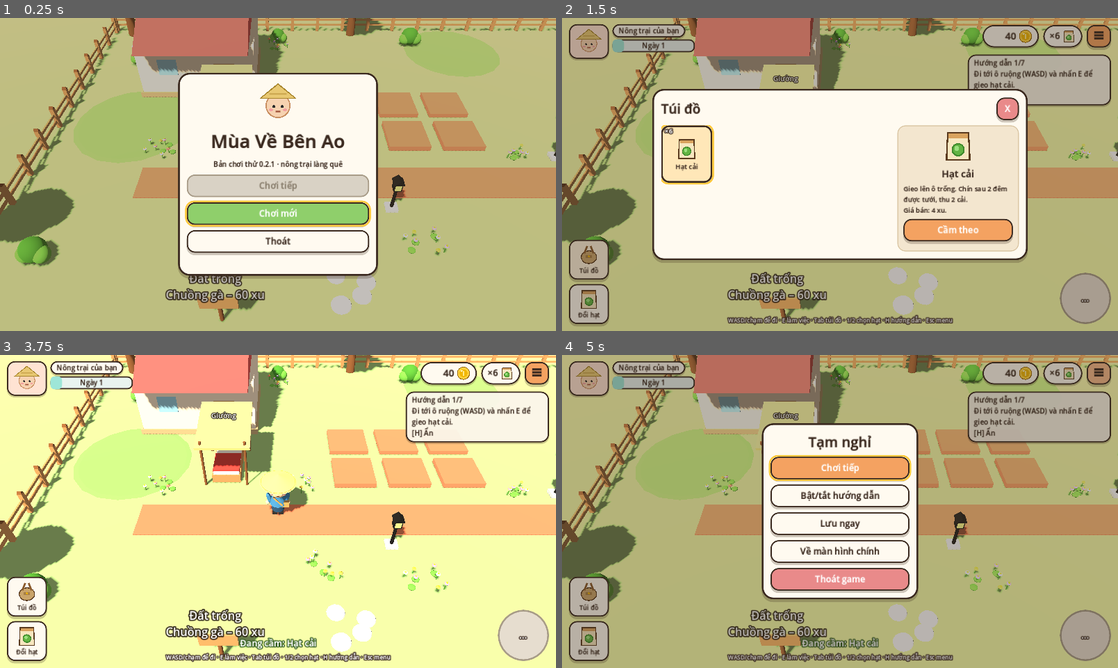
Above: before the commit, frames 1-4 (two rows, left to right).
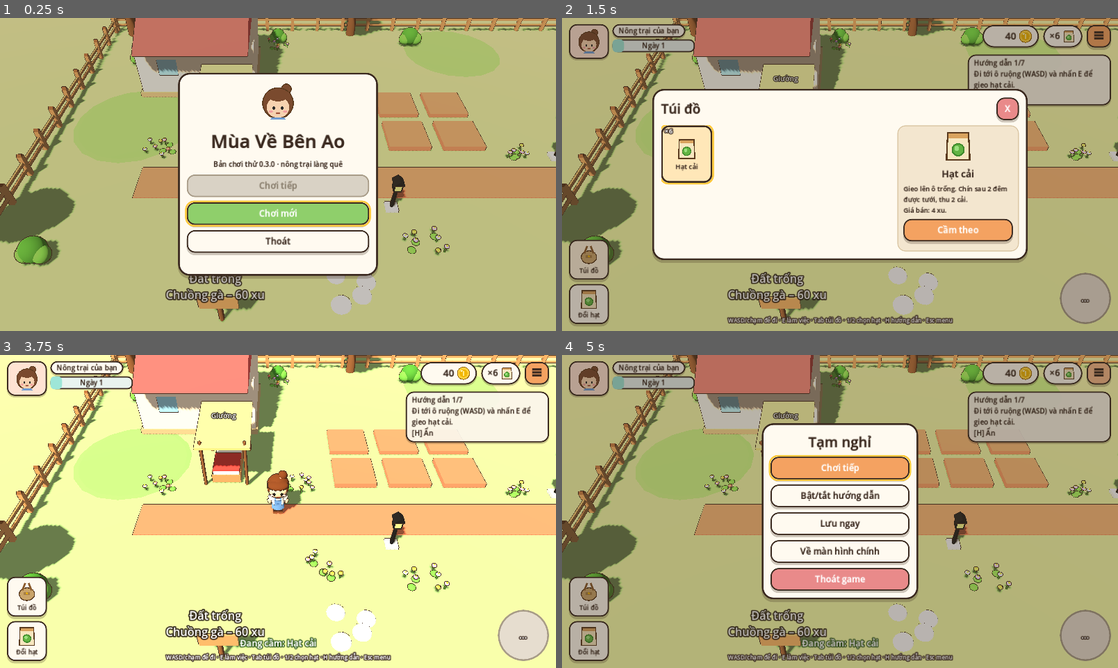
Above: after the commit, the same moments.

Repository: TrungHieu580/nong-trai-vui-ve
Game: Godot game, scene res://scenes/main.tscn
Two runs of this game, one before a commit and one after it. Both use one fixed random seed, a clock stepped at 60 frames per second and the inputs below.
Inputs (mouse positions are in pixels of both pictures, inside the frame that each line leads up to):
- Up to frame 1 (0.25 s): no input
- Up to frame 2 (1.5 s): click "Chơi mới" at 0.5 s; click (589, 259) at 1.25 s
- Up to frame 3 (3.75 s): click (27, 639) at 2 s; click "×6" at 2.75 s; click "Cầm theo" at 3.5 s
- Up to frame 4 (5 s): click (1101, 373) at 4.25 s

The runs differ from the first frame. In frame 1, 1.8% of the frame differs, in the area x 0-100%, y 0-97%; in frame 2, 1.2%; in frame 3, 2.5%; in frame 4, 1.5%.

Commit message:
Nhân vật chibi tóc búi quần yếm, viền mực kiểu tranh vẽ cho mọi vật thể

Diff:
--- a/MuaVeBenAo/scripts/main.gd
+++ b/MuaVeBenAo/scripts/main.gd
@@ -321,6 +321,7 @@
 		var soil_mat := StandardMaterial3D.new()
 		soil_mat.albedo_color = Art.SOIL_DRY
 		soil_mat.roughness = 1.0
+		soil_mat.next_pass = Art.outline_mat()
 		var soil_mesh := BoxMesh.new()
 		soil_mesh.size = Vector3(1.6, 0.2, 1.6)
 		var soil := MeshInstance3D.new()
--- a/MuaVeBenAo/scripts/sim/game_data.gd
+++ b/MuaVeBenAo/scripts/sim/game_data.gd
@@ -2,7 +2,7 @@
 ## Dữ liệu cấu hình: vật phẩm, cây trồng, vật nuôi, ao, công trình, hướng dẫn.
 ## Cân bằng game bằng cách sửa số ở đây – không cần đụng vào logic.
 
-const GAME_VERSION := "0.2.1"
+const GAME_VERSION := "0.3.0"
 const SCHEMA_VERSION := 1
 const START_COINS := 40
 const START_INVENTORY := {"seed_leafy_greens": 6}
--- a/MuaVeBenAo/scripts/ui/item_icon.gd
+++ b/MuaVeBenAo/scripts/ui/item_icon.gd
@@ -203,16 +203,24 @@
 
 
 func _farmer() -> void:
-	_circle(0.5, 0.58, 0.3, Color("c98f62"))
-	_circle(0.5, 0.58, 0.27, Color("f6d2b0"))
-	_circle(0.4, 0.6, 0.035, Color("2b2b2b"))
-	_circle(0.6, 0.6, 0.035, Color("2b2b2b"))
-	_ellipse(0.33, 0.68, 0.05, 0.03, Color("f2a0a0"))
-	_ellipse(0.67, 0.68, 0.05, 0.03, Color("f2a0a0"))
-	_line(0.45, 0.72, 0.55, 0.72, Color("a0523a"), 0.025)
-	_poly([Vector2(0.5, 0.04), Vector2(0.96, 0.42), Vector2(0.04, 0.42)], Color("a8862e"))
-	_poly([Vector2(0.5, 0.08), Vector2(0.9, 0.4), Vector2(0.1, 0.4)], Color("e8c872"))
-	_line(0.3, 0.3, 0.7, 0.3, Color("caa54e"), 0.02)
+	var hair := Color("7a4a2e")
+	# Búi tóc + phần tóc sau
+	_circle(0.7, 0.18, 0.13, OUT)
+	_circle(0.7, 0.18, 0.105, hair)
+	_circle(0.5, 0.52, 0.38, OUT)
+	_circle(0.5, 0.52, 0.355, hair)
+	# Mặt
+	_ellipse(0.5, 0.62, 0.27, 0.25, Color("f6d2b0"))
+	# Mái tóc
+	_ellipse(0.4, 0.36, 0.2, 0.1, hair, 0.35)
+	_ellipse(0.6, 0.36, 0.2, 0.1, hair, -0.35)
+	_ellipse(0.4, 0.64, 0.03, 0.045, Color("2b2b2b"))
+	_ellipse(0.6, 0.64, 0.03, 0.045, Color("2b2b2b"))
+	_ellipse(0.33, 0.72, 0.05, 0.03, Color("f2a0a0"))
+	_ellipse(0.67, 0.72, 0.05, 0.03, Color("f2a0a0"))
+	_line(0.46, 0.76, 0.54, 0.76, Color("a0523a"), 0.025)
+	# Cổ áo yếm
+	_poly([Vector2(0.3, 0.92), Vector2(0.7, 0.92), Vector2(0.64, 0.86), Vector2(0.36, 0.86)], Color("6f9bd1"))
 
 
 func _coop() -> void:
--- a/MuaVeBenAo/scripts/world/art.gd
+++ b/MuaVeBenAo/scripts/world/art.gd
@@ -33,7 +33,24 @@
 const COLOR_READY := Color("ffd23f")
 const COLOR_INFO := Color("ffffff")
 
+const SHIRT_WHITE := Color("fbf6ee")
+const OVERALL := Color("6f9bd1")
+const HAIR := Color("7a4a2e")
+
 static var _mats := {}
+static var _outline: StandardMaterial3D
+
+
+## Viền mực kiểu tranh vẽ: vẽ lại mặt sau phình ra một chút, màu nâu đậm.
+static func outline_mat() -> StandardMaterial3D:
+	if _outline == null:
+		_outline = StandardMaterial3D.new()
+		_outline.shading_mode = BaseMaterial3D.SHADING_MODE_UNSHADED
+		_outline.albedo_color = Color("3b2a20")
+		_outline.cull_mode = BaseMaterial3D.CULL_FRONT
+		_outline.grow = true
+		_outline.grow_amount = 0.018
+	return _outline
 
 
 static func mat(c: Color) -> StandardMaterial3D:
@@ -43,6 +60,7 @@
 		m.albedo_color = c
 		m.roughness = 1.0
 		m.metallic_specular = 0.15
+		m.next_pass = outline_mat()
 		_mats[key] = m
 	return _mats[key]
 
@@ -110,30 +128,42 @@
 
 # ================= Nhân vật =================
 
-## Mặt nhân vật hướng về +Z.
+## Nhân vật chibi: đầu to, tóc nâu búi, áo trắng, quần yếm xanh. Mặt hướng về +Z.
 static func build_farmer() -> Node3D:
 	var r := Node3D.new()
-	r.add_child(box(Vector3(0.17, 0.2, 0.26), BOOT, Vector3(-0.12, 0.1, 0.03)))
-	r.add_child(box(Vector3(0.17, 0.2, 0.26), BOOT, Vector3(0.12, 0.1, 0.03)))
-	r.add_child(cyl(0.2, 0.23, 0.3, PANTS, Vector3(0, 0.34, 0)))
-	r.add_child(cyl(0.21, 0.29, 0.42, SHIRT, Vector3(0, 0.68, 0)))
-	r.add_child(capsule(0.08, 0.42, SHIRT, Vector3(-0.31, 0.7, 0), Vector3(0, 0, 14)))
-	r.add_child(capsule(0.08, 0.42, SHIRT, Vector3(0.31, 0.7, 0), Vector3(0, 0, -14)))
-	r.add_child(sphere(0.08, SKIN, Vector3(-0.36, 0.48, 0)))
-	r.add_child(sphere(0.08, SKIN, Vector3(0.36, 0.48, 0)))
-	# Túi vải đeo chéo
-	r.add_child(box(Vector3(0.05, 0.5, 0.04), BAG, Vector3(0, 0.72, 0.24), Vector3(0, 0, 40)))
-	r.add_child(box(Vector3(0.26, 0.24, 0.12), BAG, Vector3(0.27, 0.52, 0.12)))
+	# Ủng nâu
+	r.add_child(box(Vector3(0.16, 0.14, 0.24), Color("8d5a3b"), Vector3(-0.1, 0.07, 0.03)))
+	r.add_child(box(Vector3(0.16, 0.14, 0.24), Color("8d5a3b"), Vector3(0.1, 0.07, 0.03)))
+	# Chân + quần yếm
+	r.add_child(cyl(0.07, 0.07, 0.2, OVERALL, Vector3(-0.1, 0.22, 0)))
+	r.add_child(cyl(0.07, 0.07, 0.2, OVERALL, Vector3(0.1, 0.22, 0)))
+	r.add_child(cyl(0.2, 0.24, 0.24, OVERALL, Vector3(0, 0.42, 0)))
+	# Áo trắng + yếm phía trước + quai đeo
+	r.add_child(cyl(0.19, 0.22, 0.3, SHIRT_WHITE, Vector3(0, 0.66, 0)))
+	r.add_child(box(Vector3(0.24, 0.22, 0.06), OVERALL, Vector3(0, 0.62, 0.19)))
+	r.add_child(box(Vector3(0.05, 0.24, 0.04), OVERALL, Vector3(-0.1, 0.72, 0.18), Vector3(-10, 0, 0)))
+	r.add_child(box(Vector3(0.05, 0.24, 0.04), OVERALL, Vector3(0.1, 0.72, 0.18), Vector3(-10, 0, 0)))
+	r.add_child(box(Vector3(0.09, 0.07, 0.02), Color("5a82b8"), Vector3(0, 0.6, 0.225)))
+	# Tay: tay áo ngắn trắng + bàn tay
+	r.add_child(capsule(0.075, 0.24, SHIRT_WHITE, Vector3(-0.25, 0.7, 0), Vector3(0, 0, 18)))
+	r.add_child(capsule(0.075, 0.24, SHIRT_WHITE, Vector3(0.25, 0.7, 0), Vector3(0, 0, -18)))
+	r.add_child(capsule(0.06, 0.2, SKIN, Vector3(-0.3, 0.55, 0), Vector3(0, 0, 10)))
+	r.add_child(capsule(0.06, 0.2, SKIN, Vector3(0.3, 0.55, 0), Vector3(0, 0, -10)))
 	# Đầu to
 	r.add_child(sphere(0.36, SKIN, Vector3(0, 1.17, 0)))
-	r.add_child(sphere(0.055, DARK, Vector3(-0.13, 1.2, 0.31)))
-	r.add_child(sphere(0.055, DARK, Vector3(0.13, 1.2, 0.31)))
-	r.add_child(sphere(0.06, PINK, Vector3(-0.21, 1.09, 0.27), Vector3(1, 0.6, 0.5)))
-	r.add_child(sphere(0.06, PINK, Vector3(0.21, 1.09, 0.27), Vector3(1, 0.6, 0.5)))
-	r.add_child(box(Vector3(0.1, 0.025, 0.02), Color("a0523a"), Vector3(0, 1.06, 0.345)))
-	# Nón lá
-	r.add_child(cyl(0.02, 0.64, 0.34, STRAW, Vector3(0, 1.58, 0)))
-	r.add_child(cyl(0.6, 0.6, 0.02, Color("d9b45a"), Vector3(0, 1.43, 0)))
+	# Tóc: phần sau đầu, mái phía trước, búi tóc
+	r.add_child(sphere(0.38, HAIR, Vector3(0, 1.22, -0.08)))
+	r.add_child(sphere(0.24, HAIR, Vector3(0, 1.4, 0.15), Vector3(1.45, 0.55, 1.0)))
+	r.add_child(sphere(0.12, HAIR, Vector3(-0.27, 1.22, 0.12), Vector3(0.7, 1.2, 0.8)))
+	r.add_child(sphere(0.12, HAIR, Vector3(0.27, 1.22, 0.12), Vector3(0.7, 1.2, 0.8)))
+	r.add_child(sphere(0.15, HAIR, Vector3(0.16, 1.6, -0.14)))
+	r.add_child(sphere(0.05, Color("f28b82"), Vector3(0.08, 1.56, -0.03)))
+	# Mặt
+	r.add_child(sphere(0.045, DARK, Vector3(-0.12, 1.16, 0.33), Vector3(1, 1.3, 0.6)))
+	r.add_child(sphere(0.045, DARK, Vector3(0.12, 1.16, 0.33), Vector3(1, 1.3, 0.6)))
+	r.add_child(sphere(0.06, PINK, Vector3(-0.2, 1.06, 0.28), Vector3(1.2, 0.6, 0.5)))
+	r.add_child(sphere(0.06, PINK, Vector3(0.2, 1.06, 0.28), Vector3(1.2, 0.6, 0.5)))
+	r.add_child(box(Vector3(0.08, 0.02, 0.02), Color("a0523a"), Vector3(0, 1.03, 0.35)))
 	return r
 
 
